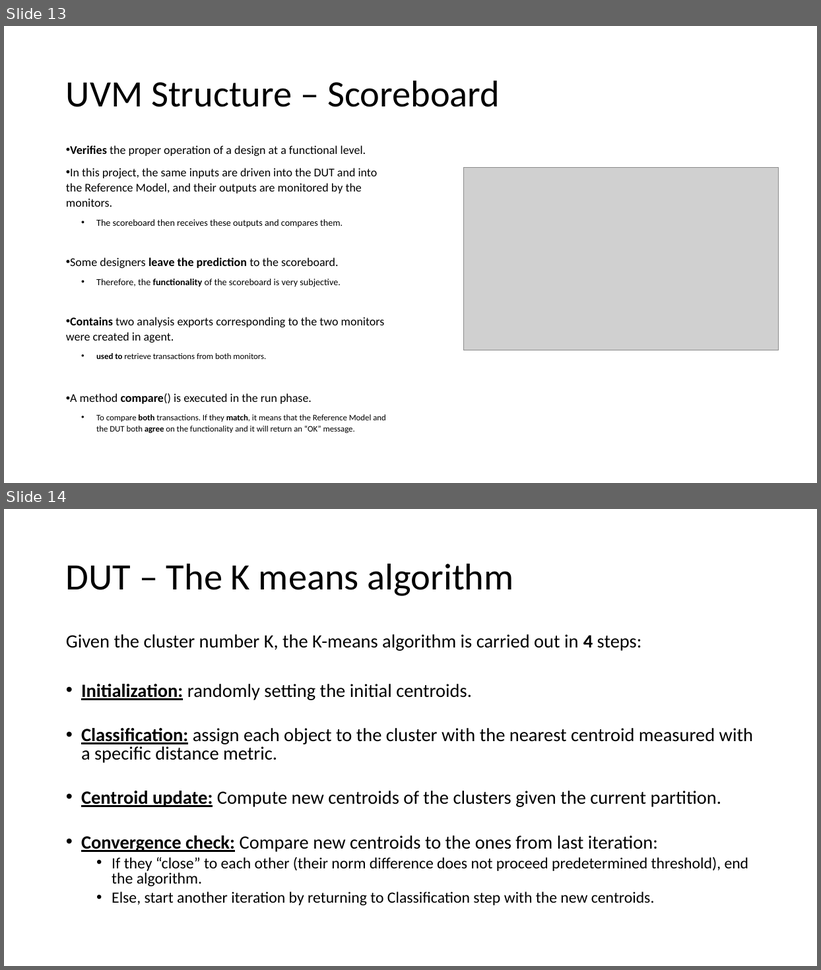
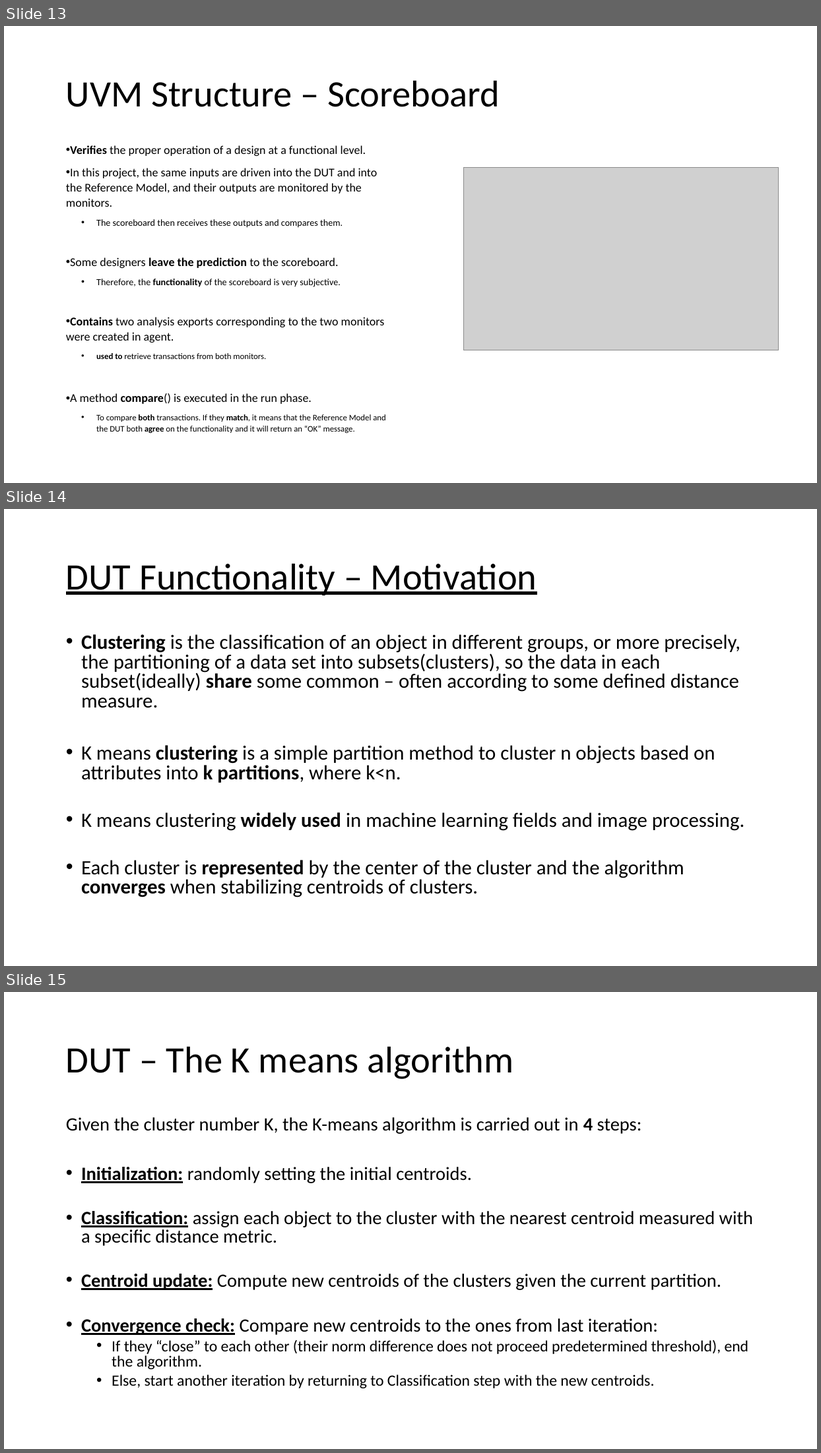
Before and after one commit to liotahuf/UVM_project, a slide deck: Final presentation 3.pptx. Shown one above the other, each under a label of ours: slides 13 and 14 before the commit, slides 13, 14 and 15 after it. The pictures are 821x970 and 821x1453 pixels, drawn with LibreOffice and Linux fonts; fonts in the diff are those of the drawing; grey boxes stand for pictures. Boxes give left, top, right and bottom in pixels: in the first picture for what was removed or moved away, otherwise in the second. Text is boxed around its words. In the diff, an @@ line names an element or a change of style, - is before the commit and + after.

```diff
--- a/Final presentation 3.pptx
+++ b/Final presentation 3.pptx
@@ slide 14 added at (x1=4, y1=509, x2=817, y2=966), background #FFFFFF @@
@@ title added at (x1=66, y1=563, x2=537, y2=595), 44 pt, text #000000, underline @@
+DUT Functionality – Motivation
@@ text added at (x1=81, y1=634, x2=745, y2=898), 24 pt, text #000000 @@
+• Clustering is the classification of an object in different groups, or more precisely, the partitioning of a data set into subsets(clusters), so the data in each subset(ideally) share some common – often according to some defined distance measure.
+• K means clustering is a simple partition method to cluster n objects based on attributes into k partitions, where k<n.
+• K means clustering widely used in machine learning fields and image processing.
+• Each cluster is represented by the center of the cluster and the algorithm converges when stabilizing centroids of clusters.
@@ what was slide 14 is now slide 15 @@
```
Also in this commit, not shown: 1 slide changed.
